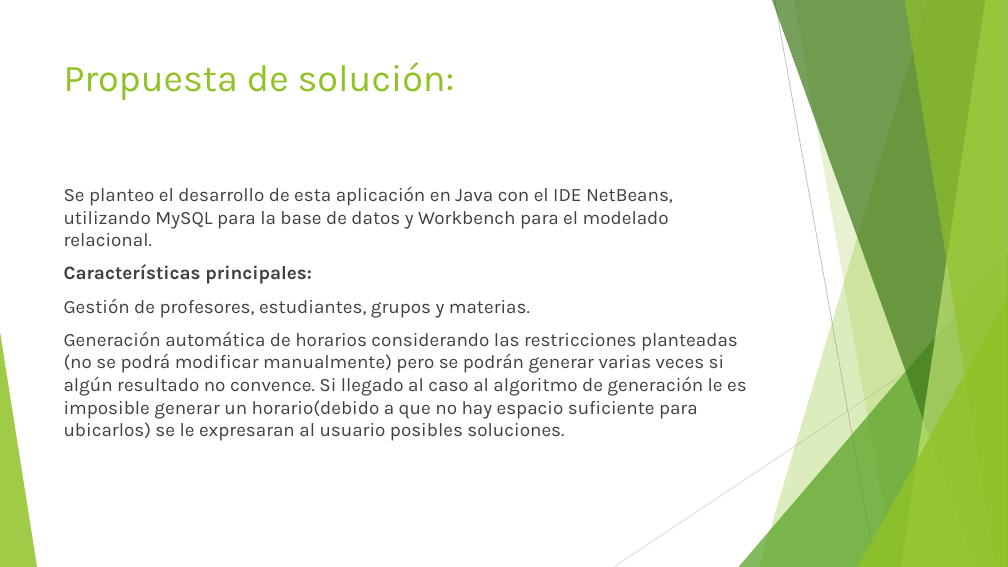
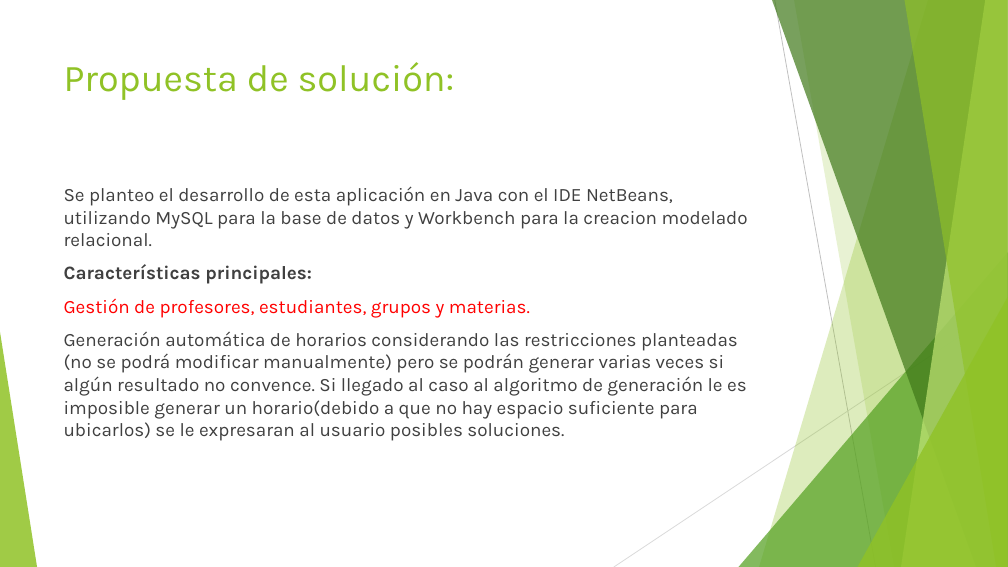
Before and after one commit to Storm-engine/Agendados2, a slide deck: slide 4 of presentacion/Agendados.pptx. Drawn at 1008x567 pixels with LibreOffice and Linux fonts; fonts in the diff are those of the drawing. Boxes give left, top, right and bottom in pixels: in the first picture for what was removed or moved away, otherwise in the second. Text is boxed around its words. In the diff, an @@ line names an element or a change of style, - is before the commit and + after.

```diff
--- a/presentacion/Agendados.pptx
+++ b/presentacion/Agendados.pptx
@@ text at [64,186,748,246]: text changed @@
-Se planteo el desarrollo de esta aplicación en Java con el IDE NetBeans, utilizando MySQL para la base de datos y Workbench para el modelado relacional.
+Se planteo el desarrollo de esta aplicación en Java con el IDE NetBeans, utilizando MySQL para la base de datos y Workbench para la creacion modelado relacional.
@@ text at [64,298,530,318]: text colour #404040 to #FF0000 in "Gestión de profesores, estudiantes, grupos y materias." @@
```
Also in this commit, not shown: 2 other slides changed, 1 other file.
